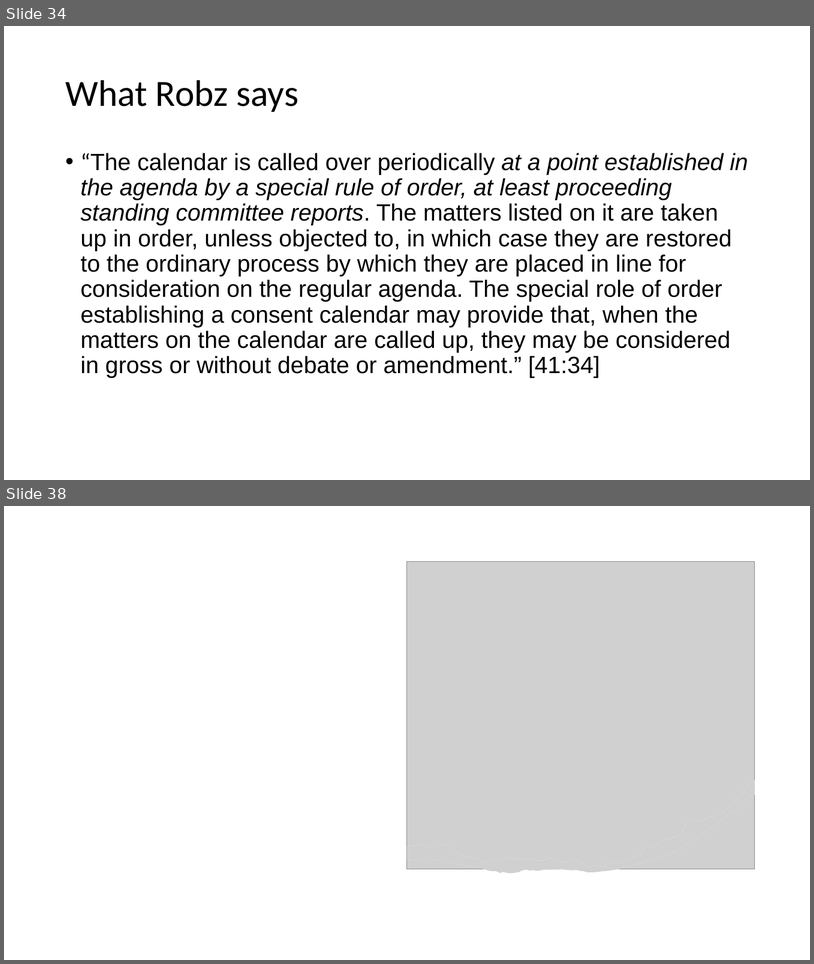
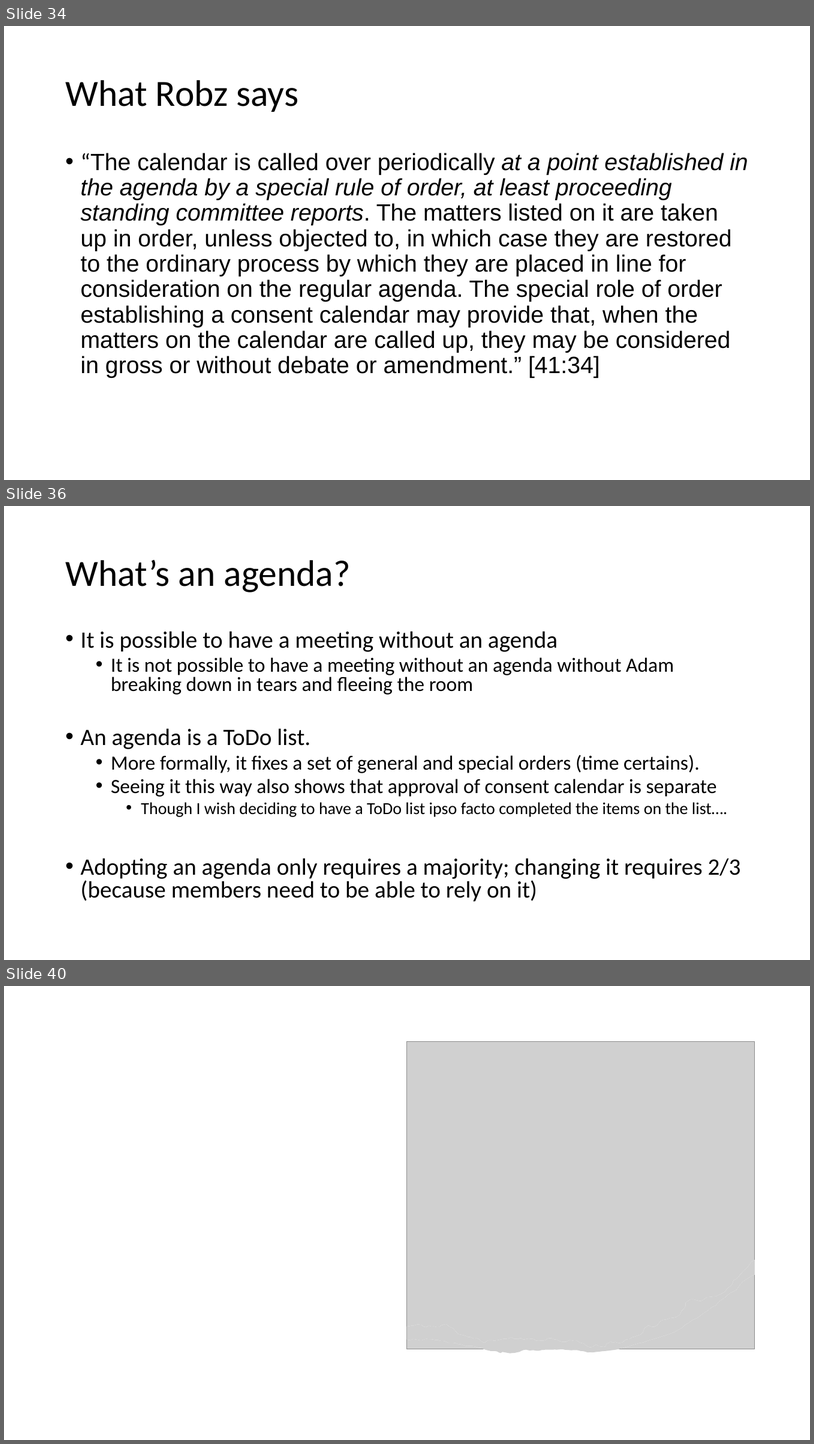
Before and after one commit to AdamSwenson/parliamentary-procedure-explainers, a slide deck: chico-specific/Chico presentation.pptx. Shown one above the other, each under a label of ours: slides 34 and 38 before the commit, slides 34, 36 and 40 after it; the slides between them are not shown. The pictures are 814x964 and 814x1444 pixels, drawn with LibreOffice and Linux fonts; fonts in the diff are those of the drawing; grey boxes stand for pictures. Boxes give left, top, right and bottom in pixels: in the first picture for what was removed or moved away, otherwise in the second. Text is boxed around its words. In the diff, an @@ line names an element or a change of style, - is before the commit and + after.

```diff
--- a/chico-specific/Chico presentation.pptx
+++ b/chico-specific/Chico presentation.pptx
@@ slide 36 added at (4,506,810,960), background #FFFFFF @@
@@ title added at (65,560,351,592), 44 pt, text #000000 @@
+What’s an agenda?
@@ text added at (81,631,741,901), 24 pt, text #000000 @@
+• It is possible to have a meeting without an agenda
+  • It is not possible to have a meeting without an agenda without Adam breaking down in tears and fleeing the room
+• An agenda is a ToDo list.
+  • More formally, it fixes a set of general and special orders (time certains).
+  • Seeing it this way also shows that approval of consent calendar is separate
+    • Though I wish deciding to have a ToDo list ipso facto completed the items on the list….
+• Adopting an agenda only requires a majority; changing it requires 2/3 (because members need to be able to rely on it)
@@ what was slide 38 is now slide 40 @@
```
Also in this commit, not shown: 4 slides changed, 1 other slide added, 1 other file.
